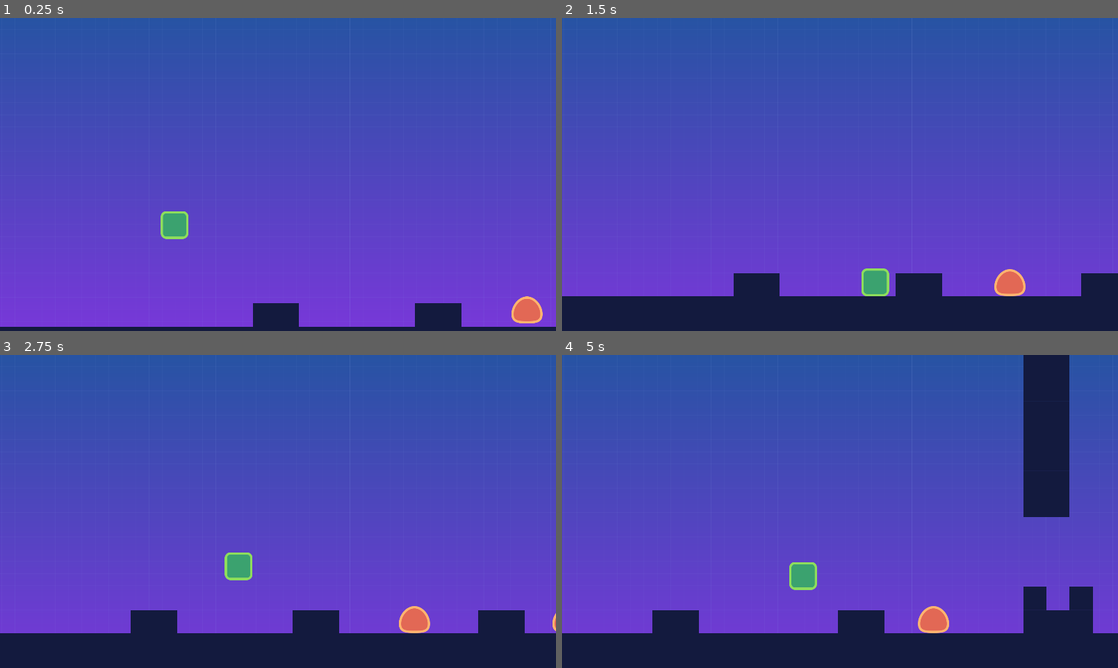
Above: before the commit, frames 1-4 (two rows, left to right).
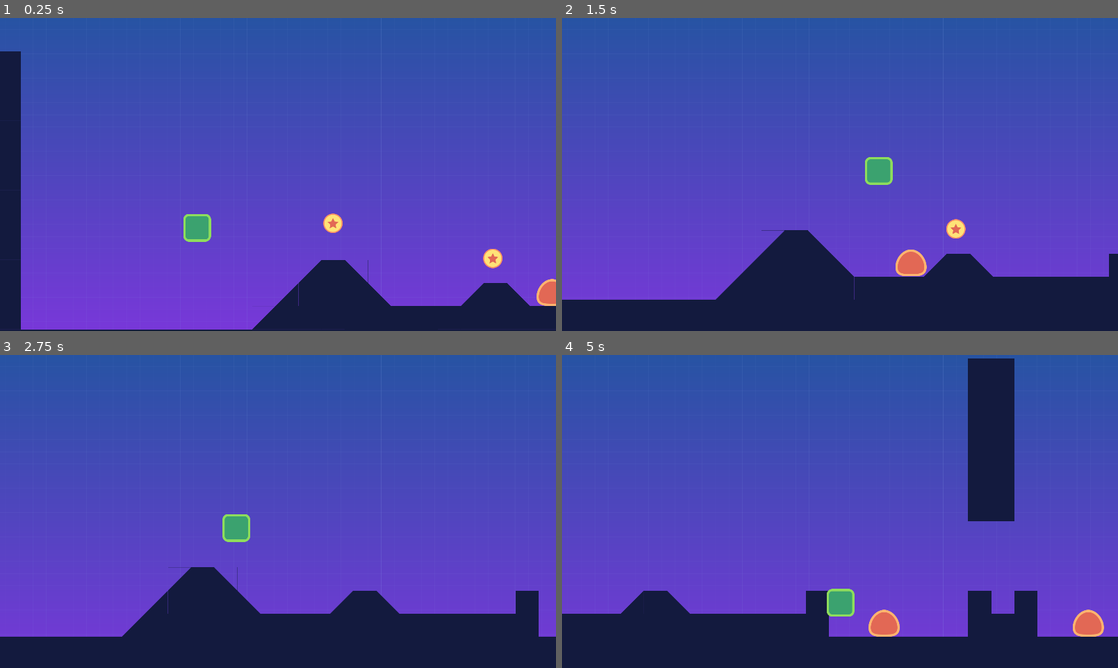
Above: after the commit, the same moments.

Repository: ncandanedo04/TFG-Videojoc
Game: Godot game, scene res://src/Levels/TestLvl.tscn
The game is run twice, just before and just after one commit, with the same random seed, the same clock (stepped at 60 frames per second) and the same inputs.
Inputs:
- Up to frame 1 (0.25 s): no input
- Up to frame 2 (1.5 s): hold W (jump) 0.53-1.28 s; hold D (move_right) from 0.53 s (still down); tap W (jump) at 1.35 s
- Up to frame 3 (2.75 s): tap W (jump) at 1.52, 1.82 s; release D (move_right) at 2.03 s; hold A (move_left) from 2.03 s (still down); hold W (jump) from 2.03 s (still down)
- Up to frame 4 (5 s): release A (move_left) at 2.78 s; release W (jump) at 2.78 s; hold D (move_right) 2.78-4.28 s; tap W (jump) at 2.85, 3.02, 3.32, 4.35, 4.52, 4.82 s; hold W (jump) 3.53-4.28 s; hold A (move_left) from 4.28 s (still down)

The runs differ from the first frame. In frame 1, 10% of the frame differs, in the area x 0-100%, y 10-100%; in frame 2, 7.0%; in frame 3, 7.2%; in frame 4, 17%, in the area x 0-100%, y 0-90%.

Commit message:
Afegit moneda / cor

Diff:
--- a/platformer/assets/tileset.tres
+++ b/platformer/assets/tileset.tres
@@ -1,12 +1,21 @@
-[gd_resource type="TileSet" load_steps=4 format=2]
+[gd_resource type="TileSet" load_steps=7 format=2]
 
 [ext_resource path="res://assets/tileset.png" type="Texture" id=1]
 
-[sub_resource type="ConvexPolygonShape2D" id=1]
+[sub_resource type="ConvexPolygonShape2D" id=4]
 points = PoolVector2Array( 0, 0, 80, 0, 80, 80, 0, 80 )
 
+[sub_resource type="ConvexPolygonShape2D" id=5]
+points = PoolVector2Array( 0, 0, 80, 0, 80, 80, 0, 80 )
+
+[sub_resource type="ConvexPolygonShape2D" id=1]
+points = PoolVector2Array( 80, 0, 80, 80, 0, 80 )
+
 [sub_resource type="ConvexPolygonShape2D" id=2]
-points = PoolVector2Array( 0, 0, 80, 0, 80, 80, 0, 80 )
+points = PoolVector2Array( 80, 40, 80, 80, 0, 80 )
+
+[sub_resource type="ConvexPolygonShape2D" id=3]
+points = PoolVector2Array( 0, 40, 80, 0, 80, 80, 0, 80 )
 
 [resource]
 0/name = "tileset.png 0"
@@ -40,14 +49,77 @@
 1/navigation_offset = Vector2( 0, 0 )
 1/shape_offset = Vector2( 0, 0 )
 1/shape_transform = Transform2D( 1, 0, 0, 1, 0, 0 )
-1/shape = SubResource( 2 )
-1/shape_one_way = true
+1/shape = SubResource( 5 )
+1/shape_one_way = false
 1/shape_one_way_margin = 1.0
 1/shapes = [ {
 "autotile_coord": Vector2( 0, 0 ),
-"one_way": true,
+"one_way": false,
+"one_way_margin": 1.0,
+"shape": SubResource( 5 ),
+"shape_transform": Transform2D( 1, 0, 0, 1, 0, 0 )
+} ]
+1/z_index = 0
+2/name = "tileset.png 2"
+2/texture = ExtResource( 1 )
+2/tex_offset = Vector2( 0, 0 )
+2/modulate = Color( 1, 1, 1, 1 )
+2/region = Rect2( 0, 80, 80, 80 )
+2/tile_mode = 0
+2/occluder_offset = Vector2( 0, 0 )
+2/navigation_offset = Vector2( 0, 0 )
+2/shape_offset = Vector2( 0, 0 )
+2/shape_transform = Transform2D( 1, 0, 0, 1, 0, 0 )
+2/shape = SubResource( 1 )
+2/shape_one_way = false
+2/shape_one_way_margin = 1.0
+2/shapes = [ {
+"autotile_coord": Vector2( 0, 0 ),
+"one_way": false,
+"one_way_margin": 1.0,
+"shape": SubResource( 1 ),
+"shape_transform": Transform2D( 1, 0, 0, 1, 0, 0 )
+} ]
+2/z_index = 0
+3/name = "tileset.png 3"
+3/texture = ExtResource( 1 )
+3/tex_offset = Vector2( 0, 0 )
+3/modulate = Color( 1, 1, 1, 1 )
+3/region = Rect2( 0, 160, 80, 80 )
+3/tile_mode = 0
+3/occluder_offset = Vector2( 0, 0 )
+3/navigation_offset = Vector2( 0, 0 )
+3/shape_offset = Vector2( 0, 0 )
+3/shape_transform = Transform2D( 1, 0, 0, 1, 0, 0 )
+3/shape = SubResource( 2 )
+3/shape_one_way = false
+3/shape_one_way_margin = 1.0
+3/shapes = [ {
+"autotile_coord": Vector2( 0, 0 ),
+"one_way": false,
 "one_way_margin": 1.0,
 "shape": SubResource( 2 ),
 "shape_transform": Transform2D( 1, 0, 0, 1, 0, 0 )
 } ]
-1/z_index = 0
+3/z_index = 0
+4/name = "tileset.png 4"
+4/texture = ExtResource( 1 )
+4/tex_offset = Vector2( 0, 0 )
+4/modulate = Color( 1, 1, 1, 1 )
+4/region = Rect2( 80, 160, 80, 80 )
+4/tile_mode = 0
+4/occluder_offset = Vector2( 0, 0 )
+4/navigation_offset = Vector2( 0, 0 )
+4/shape_offset = Vector2( 0, 0 )
+4/shape_transform = Transform2D( 1, 0, 0, 1, 0, 0 )
+4/shape = SubResource( 3 )
+4/shape_one_way = false
+4/shape_one_way_margin = 1.0
+4/shapes = [ {
+"autotile_coord": Vector2( 0, 0 ),
+"one_way": false,
+"one_way_margin": 1.0,
+"shape": SubResource( 3 ),
+"shape_transform": Transform2D( 1, 0, 0, 1, 0, 0 )
+} ]
+4/z_index = 0
--- a/platformer/src/Actors/enemic.gd
+++ b/platformer/src/Actors/enemic.gd
@@ -17,4 +17,7 @@
 	_vel.y += gravetat * delta
 	if is_on_wall():
 		_vel.x *= -1.0
-	_vel.y = move_and_slide(_vel, FLOOR_NORMAL).y
+	var snap: = Vector2.DOWN * 65.0
+	_vel.y = move_and_slide_with_snap(
+		_vel, snap, FLOOR_NORMAL
+	).y
--- a/platformer/src/Actors/jugador.gd
+++ b/platformer/src/Actors/jugador.gd
@@ -19,7 +19,11 @@
 	var direccio: = get_dirreccio()
 	#_vel = acceleracio * direccio
 	_vel = calcular_moviment_velocitat(_vel, acceleracio, direccio, is_jump_interrupted)
-	_vel = move_and_slide(_vel, FLOOR_NORMAL) #Vector2.UP per fer que move and slide reconegui el salt del jugador
+	var snap: = Vector2.DOWN * 50.0 if direccio.y == 0.0 else Vector2.ZERO
+	#Vector2.UP per fer que move and slide reconegui el salt del jugador
+	_vel = move_and_slide_with_snap(
+		_vel, snap, FLOOR_NORMAL, true, 4, PI/3.0
+	)
 
 ## funció que ens retorna la direccó del nostre jugador
 func get_dirreccio() -> Vector2:
@@ -28,7 +32,7 @@
 	##retonra un decimal 0 / 1 representant la intensitat d'aquesta acció (per exemple un joy)
 		Input.get_action_strength("move_right") - Input.get_action_strength("move_left"), # valor X
 		# valor Y , per saltar ha de ser negatiu ja que dins el motor està invertit
-		-1.0 if Input.get_action_strength("jump") and is_on_floor() else 1.0
+		-1.0 if Input.get_action_strength("jump") and is_on_floor() else 0.0
 	)
 
 
--- a/platformer/src/Levels/TestLvl.tscn
+++ b/platformer/src/Levels/TestLvl.tscn
@@ -1,11 +1,13 @@
-[gd_scene load_steps=5 format=2]
+[gd_scene load_steps=6 format=2]
 
 [ext_resource path="res://assets/tileset.tres" type="TileSet" id=1]
 [ext_resource path="res://src/Actors/jugador.tscn" type="PackedScene" id=2]
 [ext_resource path="res://src/Actors/enemic.tscn" type="PackedScene" id=3]
 [ext_resource path="res://assets/background.png" type="Texture" id=4]
+[ext_resource path="res://src/Objects/Cor.tscn" type="PackedScene" id=5]
 
 [node name="TestLvl" type="Node2D"]
+position = Vector2( 107, 13 )
 
 [node name="CanvasLayer" type="CanvasLayer" parent="."]
 layer = -100
@@ -13,7 +15,8 @@
 [node name="Background" type="TextureRect" parent="CanvasLayer"]
 anchor_right = 1.0
 anchor_bottom = 1.0
-margin_left = -300.0
+margin_left = -192.0
+margin_right = 108.0
 margin_bottom = 54.0
 texture = ExtResource( 4 )
 expand = true
@@ -25,7 +28,7 @@
 collision_layer = 8
 collision_mask = 0
 format = 1
-tile_data = PoolIntArray( 0, 0, 0, 1, 0, 0, 36, 0, 0, 37, 0, …(626 unchanged characters)… , 0, 0, 589824, 0, 0, 589825, 0, 0, 589886, 0, 0, 589887, 0, 0, 655360, 0, 0, 655361, 0, 0, 655396, 0, 0, 655398, 0, 0, 655403, 0, 0, 655404, 0, 0, 655422, 0, 0, 655423, 0, 0, 720896, 0, 0, 720897, 0, 0, 720909, 0, 0, 720910, 0, 0, 720916, 0, 0, 720917, 0, 0, 720924, 0, 0, 720925, 0, 0, 7209 …(1942 unchanged characters)…
+tile_data = PoolIntArray( 0, 0, 0, 1, 0, 0, 36, 0, 0, 37, 0, …(626 unchanged characters)… , 0, 0, 589824, 0, 0, 589825, 0, 0, 589838, 2, 0, 589839, 0, 0, 589840, -1610612734, 0, 589886, 0, 0, 589887, 0, 0, 655360, 0, 0, 655361, 0, 0, 655373, 2, 0, 655374, 0, 0, 655375, 0, 0, 655376, -1610612736, 0, 655377, -1610612734, 0, 655381, 2, 0, 655382, -1610612735, 0, 655383, -1610612734, 0, 655389, 0, 0, 655396, 0, 0, 655398, 0, 0, 655403, 0, 0, 655404, 0, 0, 655422, 0, 0, 655423, 0, 0, 720896, 0, 0, 720897, 0, 0, 720908, 2, 0, 720909, 0, 0, 720910, 0, 0, 720911, 0, 0, 720912, -1610612736, 0, 720913, -1610612736, 0, 720914, -1610612735, 0, 720915, -1610612735, 0, 720916, 0, 0, 720917, 0, 0, 720918, 0, 0, 720919, 0, 0, 720920, 0, 0, 720921, 0, 0, 720922, 0, 0, 720923, 0, 0, 720924, 0, 0, 720925, 0, 0, 7209 …(1942 unchanged characters)…
 
 [node name="jugador" parent="." instance=ExtResource( 2 )]
 position = Vector2( 470, 476 )
@@ -41,3 +44,11 @@
 
 [node name="enemic4" parent="." instance=ExtResource( 3 )]
 position = Vector2( 2981, 831 )
+
+[node name="Cor" parent="." instance=ExtResource( 5 )]
+position = Vector2( 939, 609 )
+
+[node name="Cor2" parent="." instance=ExtResource( 5 )]
+position = Vector2( 1491, 730 )
+
+[editable path="Cor"]
--- /dev/null
+++ b/platformer/src/Objects/Cor.gd
@@ -0,0 +1,9 @@
+extends Area2D
+
+##Ens permet Agafar el valor d'un node i guardar-lo a una variable
+onready var anim_player: AnimationPlayer = get_node("AnimationPlayer")
+
+
+
+func _on_body_entered(body: Node) -> void:
+	anim_player.play("fade_out")
--- /dev/null
+++ b/platformer/src/Objects/Cor.tscn
@@ -0,0 +1,114 @@
+[gd_scene load_steps=7 format=2]
+
+[ext_resource path="res://assets/coin.png" type="Texture" id=1]
+[ext_resource path="res://src/Objects/Cor.gd" type="Script" id=2]
+
+[sub_resource type="CircleShape2D" id=1]
+radius = 34.0
+
+[sub_resource type="Animation" id=2]
+length = 0.001
+tracks/0/type = "value"
+tracks/0/path = NodePath(".:position")
+tracks/0/interp = 1
+tracks/0/loop_wrap = true
+tracks/0/imported = false
+tracks/0/enabled = false
+tracks/0/keys = {
+"times": PoolRealArray( 0 ),
+"transitions": PoolRealArray( 1 ),
+"update": 0,
+"values": [ Vector2( 0, 0 ) ]
+}
+tracks/1/type = "value"
+tracks/1/path = NodePath(".:modulate")
+tracks/1/interp = 1
+tracks/1/loop_wrap = true
+tracks/1/imported = false
+tracks/1/enabled = false
+tracks/1/keys = {
+"times": PoolRealArray( 0 ),
+"transitions": PoolRealArray( 1 ),
+"update": 0,
+"values": [ Color( 1, 1, 1, 1 ) ]
+}
+
+[sub_resource type="Animation" id=3]
+resource_name = "bouncing"
+length = 1.4
+loop = true
+tracks/0/type = "value"
+tracks/0/path = NodePath("Coin:position")
+tracks/0/interp = 1
+tracks/0/loop_wrap = true
+tracks/0/imported = false
+tracks/0/enabled = true
+tracks/0/keys = {
+"times": PoolRealArray( 0, 0.1 ),
+"transitions": PoolRealArray( 0.183011, 2.82843 ),
+"update": 0,
+"values": [ Vector2( 0, 10 ), Vector2( 0, -15 ) ]
+}
+tracks/1/type = "value"
+tracks/1/path = NodePath(".:modulate")
+tracks/1/interp = 1
+tracks/1/loop_wrap = true
+tracks/1/imported = false
+tracks/1/enabled = true
+tracks/1/keys = {
+"times": PoolRealArray( 0 ),
+"transitions": PoolRealArray( 1 ),
+"update": 0,
+"values": [ Color( 1, 1, 1, 1 ) ]
+}
+
+[sub_resource type="Animation" id=4]
+resource_name = "fade_out"
+length = 0.6
+loop = true
+tracks/0/type = "value"
+tracks/0/path = NodePath(".:modulate")
+tracks/0/interp = 1
+tracks/0/loop_wrap = true
+tracks/0/imported = false
+tracks/0/enabled = true
+tracks/0/keys = {
+"times": PoolRealArray( 0, 0.1 ),
+"transitions": PoolRealArray( 1, 1 ),
+"update": 0,
+"values": [ Color( 1, 1, 1, 0.996078 ), Color( 1, 1, 1, 0 ) ]
+}
+tracks/1/type = "method"
+tracks/1/path = NodePath(".")
+tracks/1/interp = 1
+tracks/1/loop_wrap = true
+tracks/1/imported = false
+tracks/1/enabled = true
+tracks/1/keys = {
+"times": PoolRealArray( 0.1 ),
+"transitions": PoolRealArray( 1 ),
+"values": [ {
+"args": [  ],
+"method": "queue_free"
+} ]
+}
+
+[node name="Cor" type="Area2D"]
+collision_layer = 4
+script = ExtResource( 2 )
+
+[node name="Coin" type="Sprite" parent="."]
+position = Vector2( 0, -12.3231 )
+texture = ExtResource( 1 )
+
+[node name="CollisionShape2D" type="CollisionShape2D" parent="."]
+position = Vector2( 0, -1 )
+shape = SubResource( 1 )
+
+[node name="AnimationPlayer" type="AnimationPlayer" parent="."]
+autoplay = "bouncing"
+anims/RESET = SubResource( 2 )
+anims/bouncing = SubResource( 3 )
+anims/fade_out = SubResource( 4 )
+
+[connection signal="body_entered" from="." to="." method="_on_body_entered"]
Not shown: 1 places in platformer/assets/tileset.tres that only renumber resources
